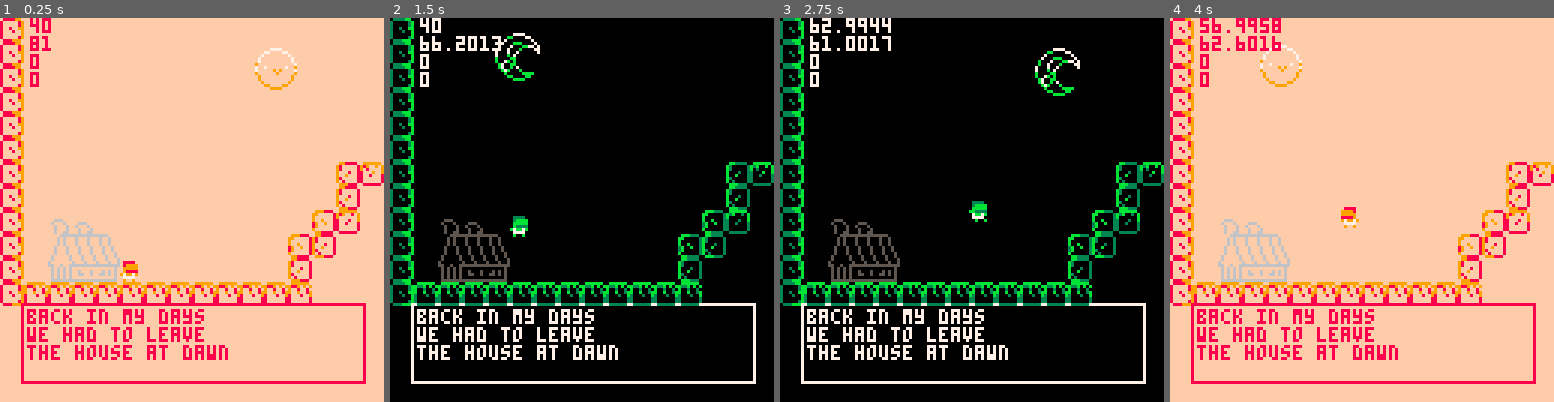
Above: before the commit, frames 1-4 (left to right).
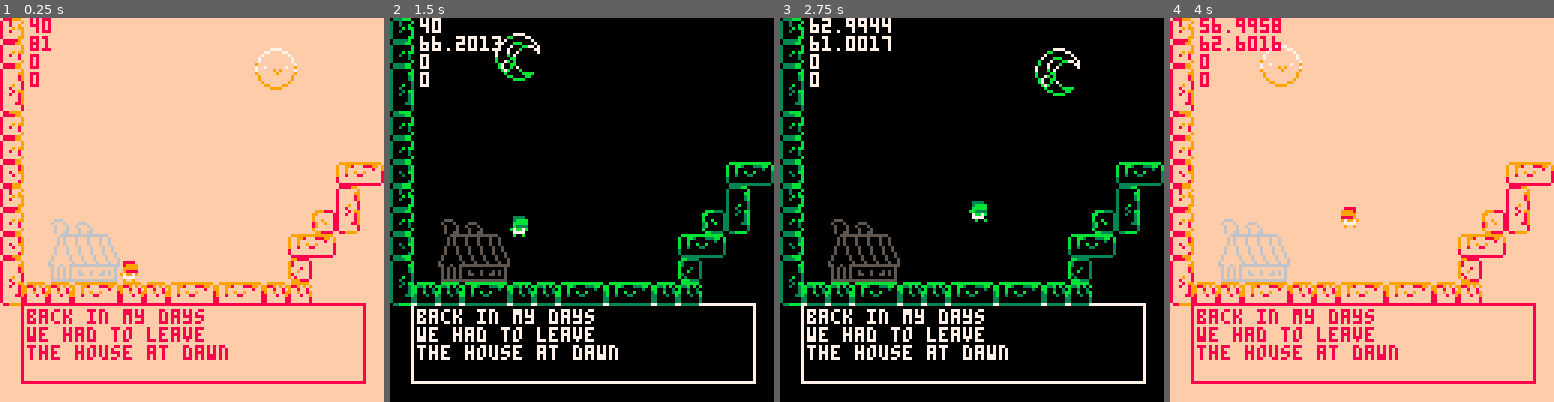
Above: after the commit, the same moments.

Repository: NataliaPrzemylska/milk1-way
Game: PICO-8 cartridge milkjourney.p8
Two runs of this game, one before a commit and one after it. Both use one fixed random seed, a clock stepped at 60 frames per second and the inputs below.
Inputs:
- Up to frame 1 (0.25 s): no input
- Up to frame 2 (1.5 s): tap X (X key) at 0.33, 1.07 s; tap O (Z key) at 0.7 s
- Up to frame 3 (2.75 s): hold Right 1.6-2.1 s; tap O (Z key) at 1.7, 2.1, 2.5 s; tap X (X key) at 1.85 s; hold Up 2.15-2.42 s; hold Right from 2.47 s (still down)
- Up to frame 4 (4 s): tap O (Z key) at 2.9, 3.3, 3.7 s; tap X (X key) at 2.97 s; release Right at 3.03 s; hold Left 3.08-3.58 s

The runs differ from the first frame. In frame 1, 2.4% of the frame differs, in the area x 0-100%, y 0-75%; in frame 2, 2.4%; in frame 3, 2.4%; in frame 4, 2.4%.

Commit message:
Update milkjourney.p8

Diff:
--- a/milkjourney.p8
+++ b/milkjourney.p8
@@ -23,14 +23,14 @@
 03b33330003bbbb00000000000000000000000000000000000000000000000000000000000000000000000000000000000000000000000000000000000000000
 0777700007bbbbb00000000000000000000000000000000000000000000000000000000000000000000000000000000000000000000000000000000000000000
 b000b000b7b333300000000000000000000000000000000000000000000000000000000000000000000000000000000000000000000000000000000000000000
-0000888888880000cc11cc11000000000000000000000000000000000a0a0a100100001000000000000000000000000000000000000000000000000000000000
-000800080000800000c11100000000000000000000000000000000000aaaaaa001cccc1001000010000000000000000000000000000000000000000000000000
-000800020000800000000000000000000000000000000000000000000c1cc1c00c1cc1c001cccc10000000000000000000000000000000000000000000000000
-882000022000088800000000000000000000000000000000000000000cc7cc700cc7cc700c1cc1c0000000000000000000000000000000000000000000000000
-200000000000000800000000000000000000000000000000000000000c1111100c1111100cc7cc70000000000000000000000000000000000000000000000000
-2000880200880002000000000000000000000000000000000000000011ccccc111ccccc10c111110000000000000000000000000000000000000000000000000
-02228822228822200000000000000000000000000000000000000000011111100111111011ccccc1000000000000000000000000000000000000000000000000
-00008800008800000000000000000000000000000000000000000000010001000100010001000100000000000000000000000000000000000000000000000000
+0000888888880000cc11cc11000000000000000000000000000000000a0a0a10010000100000000001a0a0a00100001000000000000000000000000000000000
+000800080000800000c11100000000000000000000000000000000000aaaaaa001cccc10010000100aaaaaa001cccc1001000010000000000000000000000000
+000800020000800000000000000000000000000000000000000000000c1cc1c00c1cc1c001cccc100c1cc1c00c1cc1c001cccc10000000000000000000000000
+882000022000088800000000000000000000000000000000000000000cc7cc700cc7cc700c1cc1c007cc7cc007cc7cc00c1cc1c0000000000000000000000000
+200000000000000800000000000000000000000000000000000000000c1111100c1111100cc7cc70011111c0011111c007cc7cc0000000000000000000000000
+2000880200880002000000000000000000000000000000000000000011ccccc111ccccc10c1111101ccccc111ccccc11011111c0000000000000000000000000
+02228822228822200000000000000000000000000000000000000000011111100111111011ccccc101111110011111101ccccc11000000000000000000000000
+00008800008800000000000000000000000000000000000000000000010001000100010001000100001000100010001000100010000000000000000000000000
 00000000000000000000000000000000000000000000000000000000000000000000000000000000000000000000000000000000000000000000000000000000
 00000000000000000000000000000000000000000000000000000000000000000000000000000000000000000000000000000000000000000000000000000000
 00000000000000000000000000000000000000000000000000000000000000000000000000000000000000000000000000000000000000000000000000000000
@@ -128,34 +128,18 @@
 05050505050000500505050505050505500005000000000500050550050000000500000000000500000000500505050500000000000000500050500500005005
 05555555555555555555555555555555555555000000005555500005555000000500000000000500000000500555555555555555555555500055555555555555
 __gff__
-0000000000000000000000000000000000000000000000000000000000000000000000000000000000000000000000000000000000000000000000000000000003030302010101010100000004060604030302020202020200000000040606040303020202000000000000000406060403030202020000000000000004060604
+0000000000000000000000000000000000000000000000000000000000000000000000000000000000000000000000000000000000000000000000000000000003030102010101010100000004060604030302020202020200000000040606040303020202000000000000000406060403030202020000000000000004060604
 0000000004040000000000000000000000000000040402000000000000000000040404040000000000000000000000000404040400000000000000000000000000000000000000000000000303000000000000000000000000000003030300000000000000000000000000030303000000000000000000000000000000000003
 __map__
-61ffffffffffffffffffffffffffffffffffffffffffffffffffffffffffffffff000000000000000000000000000000000000000000000000000000ffffff72ff61ffffffffffffffffffffffffff72000000000000000000000000000000000000000000000000000000000000000000000000000000000000000000000000
-61000000000000000000000000000000000000000000000000000000000000ff000000000000000000000000000000000000000000000000000000000000007262610000000000000000000000000072000000404100000041414100000000000000000000000000000000000000000000000000000000000000000000000000
-6100000000000000000000000000000000000000000000000000000000000000000000000000000000000000000000000000000000000000000000000000007262610000000000000000000000000072404040000041414100000041000000000000414100000000414141414100000000000000000000000000000000000000
-61000000000000000000000000000000000000000000000000000000000000000000000000535400000000000000715251000000000000000000000000000072626100000000000000000000000052524200000000b2b2b200000000410000000041000041410041000000410041414100000000000000000000000000000000
-61ff000000000000000000000000000000000000000000000000000000000000000000000000000000006e00000071004262000000000000000000000000006562610000000000000000000000004040960000000000000000008500410000006100000000004100000000000000000000000000000000000000000000000000
-61ff000000000000000000000000000000000000000000000000000000000000004d4d0000000000000000000000710000620000000000000000000000000065626100000000000000000000000040404000000000000000000000000041000061000000000000000000a1000000515100000000000000000000000000000000
-61ff000000000000000000000000705052510000000000000000000000000000000000000000000000000000000071000051510000000000070000000000007262610000000000000000000000004040000000000000000000464748004100006100000000000000005050000000000000000000000000000000000000000000
-61ff000000000000000000000000700000620000000000000000000000000000004647480000005d5d5d0000000071000000425100000050515200000000007262610000000000000000000000004040006e6e000000000000000000004200006100000000000000000000000000000000000000000000000000000000000000
-61ffcbcccd00000000000000007151000062000000000000000000000000000000000000000000000000000000007100000000600000504000405200000000726261000000000000000000000000404000000000000000000000000000004242610000a1a1a1006d6d6d00002800000000000000000000000000000000000000
-61ffdbdcdd00000000000000717000000000000000000000000000000000000000000000000000000000000050515100000000600050400000004052000000727d7d00000000000000000000000040400000006d6d6d0000004e4e4e00000000000000516d6d0000000000515100000000000000000000000000000000000000
-61ffebeced00000000000000700000000000000000000000000000000000000000000000000000000000000070000000000000605040000000000040520000727d7d000000b0b0b00000280000004040000000000000000000000000000000005252520000000000000000000000000041415151515151515151515151514141
-6152525252525252525252525200000050505050505050505050505050505050505050505050505050505050500000000000005252000000000000005252525250505050505050505050505050505050222222222222222222222222222250500000002222222222222222222222222200000000000000000000000000000000
-0000000000000000000000000000000000000000000000000000000000000000000000000000000000000000000000000000000000000000000000000000000000000000000000000000000000000000000000000000000000000000000000000000000000000000000000000000000000000000000000000000000000000000
-0000000000000000000000000000000000000000000000000000000000000000000000000000000000000000000000000000000000000000000000000000000000000000000000000000000000000000000000000000000000000000000000000000000000000000000000000000000000000000000000000000000000000000
-000000000000000000000000000000ff00000000000000000000000000000000000000000000000000000000000000000000000000000000000000000000000000000000000000000000000000000000000000000000000000000000000000000000000000000000000000000000000000000000000000000000000000000000
-000000000000000000000000000000ff00000000000000000000000000000000000000000000000000000000000000000000000000000000000000000000000000000000000000000000000000000000000000000000000000000000000000000000000000000000000000000000000000000000000000000000000000000000
-000000000000000000000000000000ff00000000000000000000000000000000000000000000000000000000000000000000000000000000000000000000000000000000000000000000000000000000000000000000000000000000000000000000000000000000000000000000000000000000000000000000000000000000
-000000000000000000000000000000ff00000000000000000000000000000000000000000000000000000000000000000000000000000000000000000000000000000000000000000000000000000000000000000000000000000000000000000000000000000000000000000000000000000000000000000000000000000000
-000000000000000000000000004527ff00000000000000000000000000000000000000000000000000000000000000000000000000000000000000000000000000000000000000000000000000000000000000000000000000000000000000000000000000000000000000000000000000000000000000000000000000000000
-0000000000000000000000000051707000000000000000000000000000000000000000000000000000000000000000000000000000000000000000000000000000000000000000000000000000000000000000000000000000000000000000000000000000000000000000000000000000000000000000000000000000000000
-0000000000000000000000000000707000000000000000000000000000000000000000000000000000000000000000000000000000000000000000000000000000000000000000000000000000000000000000000000000000000000000000000000000000000000000000000000000000000000000000000000000000000000
-0000000000000000000000000000707000000000000000000000000000000000000000000000000000000000000000000000000000000000000000000000000000000000000000000000000000000000000000000000000000000000000000000000000000000000000000000000000000000000000000000000000000000000
-0000000000000000000000000000707000000000000000000000000000000000000000000000000000000000000000000000000000000000000000000000000000000000000000000000000000000000000000000000000000000000000000000000000000000000000000000000000000000000000000000000000000000000
-0000000000000000000000000000525200000000000000000000000000000000000000000000000000000000000000000000000000000000000000000000000000000000000000000000000000000000000000000000000000000000000000000000000000000000000000000000000000000000000000000000000000000000
-00000000000000000000000000004c4c00000000000000000000000000000000000000000000000000000000000000000000000000000000000000000000000000000000000000000000000000000000000000000000000000000000000000000000000000000000000000000000000000000000000000000000000000000000
-00000000000000000000000000004c4c00000000000000000000000000000000000000000000000000000000000000000000000000000000000000000000000000000000000000000000000000000000000000000000000000000000000000000000000000000000000000000000000000000000000000000000000000000000
-00002828292829282829280000004c4c00000000000000000000000000000000000000000000000000000000000000000000000000000000000000000000000000000000000000000000000000000000000000000000000000000000000000000000000000000000000000000000000000000000000000000000000000000000
-5151515151515151515151515151515100000000000000000000000000000000000000000000000000000000000000000000000000000000000000000000000000000000000000000000000000000000000000000000000000000000000000000000000000000000000000000000000000000000000000000000000000000000
+60ffffffffffffffffffffffffffffffffffffffffffffffffffffffffffffffff2a2a2a2a2a2a2a2a2a2a2a2a1a1a1a1a1a1a1a1a1a1a1a1a1a1a1affffff72ff61ffffffffffffffffffffffffff09090000000000000000000000000000000000000000000000000000000000000000000000000000000000000000000000
+62000000000000000000000000000000000000000000000000000000000000ff000000000000000000000000000000000000000000000000000000000000007200610000000000000000000000000000090900404100000041414100000000000000000000000000000000000000000000000000000000000000000000000000
+6300000000000000000000000000000000000000000000000000000000000000000000000000000000000000000000000000000000000000000000000000007200610000000000000000000000000000434440000041414100000041000000000000414100000000414141414100000000000000000000000000000000000000
+73000000000000000000000000000000000000000000000000000000000000000000000000535400000000000000515263000000000000000000000000000072006100000000000000000000000052524200000000b2b2b200000000410000000041000041410041000000410041414100000000000000000000000000000000
+62ff000000000000000000000000000000000000000000000000000000000000000000000000000000006e00000071007352000000000000000000000000006500610000000000000000000000006100960000000000000000008500410000006100000000004100000000000000000000000000000000000000000000000000
+62ff000000000000000000000000000000000000000000000000000000000000004d4d0000000000000000000000640000620000000000000000000000000065006100000000000000000000000060004000000000000000000000000041000061000000000000000000a1000000515100000000000000000000000000000000
+61ff000000000000000000000000535452510000000000000000000000000000000000000000000000000000000074000062630000000000070000000000007200610000000000000000000000006100000000000000000000464748004100006100000000000000005050000000000000000000000000000000000000000000
+60ff000000000000000000000000630000620000000000000000000000000000004647480000005d5d5d0000000071000000735000000050515200000000007200610000000000000000000000006300006e6e000000000000000000004200006100000000000000000000000000000000000000000000000000000000000000
+62ffcbcccd00000000000000007173000061000000000000000000000000000000000000000000000000000000006400000000630000504000405200000000720061000000000000000000000000730000000000000000000000000000004242610000a1a1a1006d6d6d00002900000000000000000000000000000000000000
+61ffdbdcdd0000000000000053540000000000000000000000000000000000000000000000000000000000005052740000000073005040000000405200000072007e00000000000000000000000060000000006d6d6d0000004e4e4e00000000000000516d6d0000000000515100000000000000000000000000000000000000
+63ffebeced0000000000000070000000000000000000000000000000000000000000000000000000000000006400000000000060504000000000004052000072007e000000b0b0b00000280000004000000000000000000000000000000000005252520000000000000000000000000000000000000000000000000000000000
+7352525354525253545354525200000057555755555557555756555555565555525053545052505354525354740000000000005252000000000000005252525250505050505050505050505050535400222222222222222222222222222250500000002222222222222222222222222200000000000000000000000000000000
